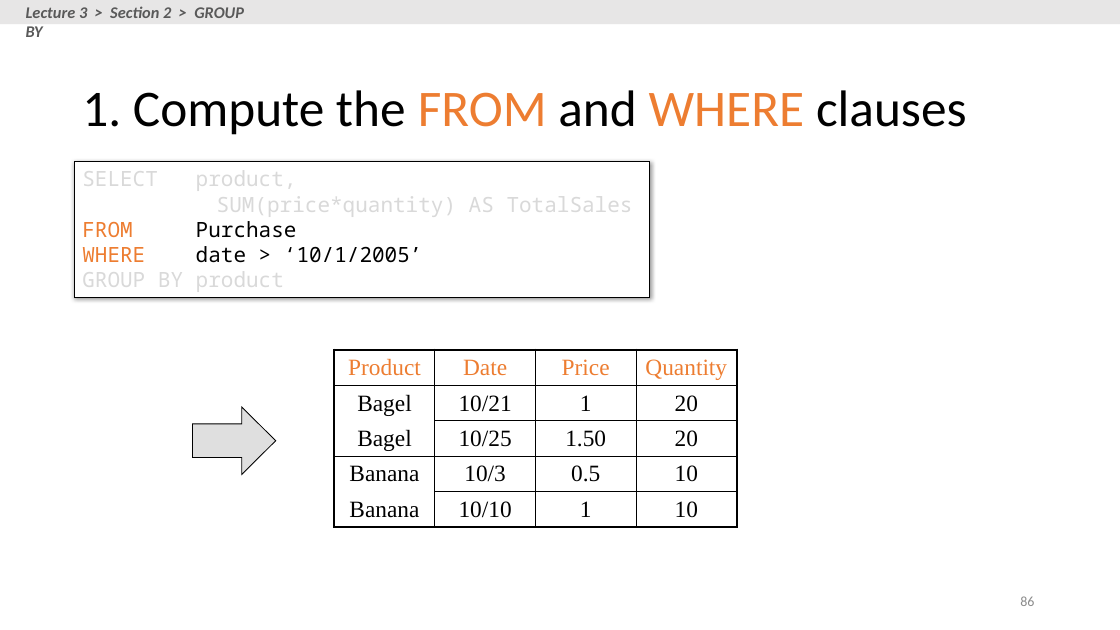
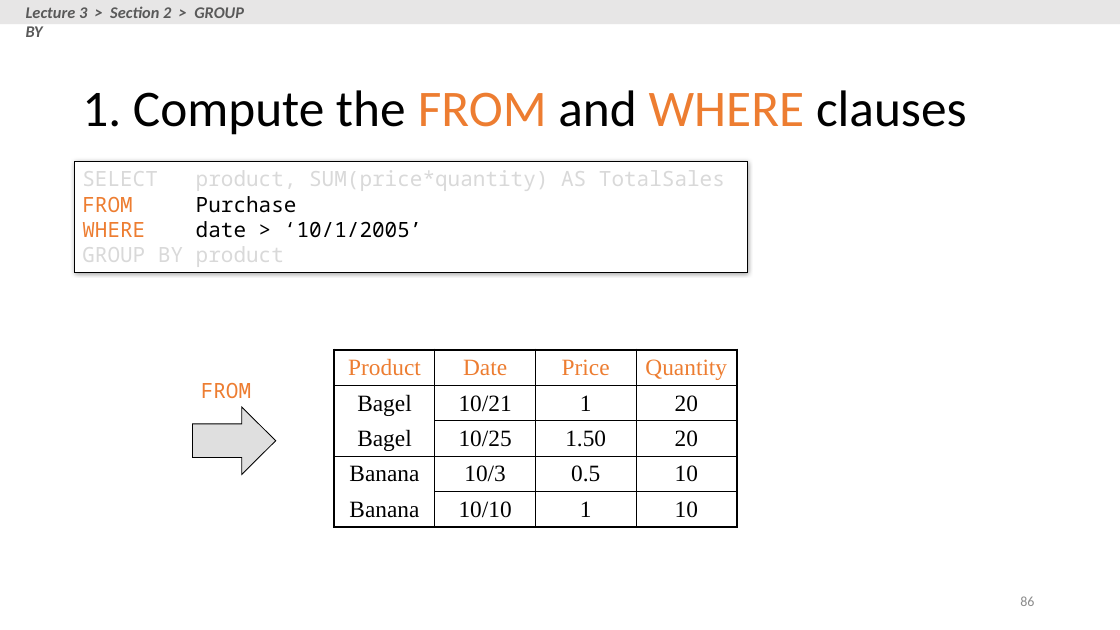
Before and after one commit to XIEQ/cs145-notebooks, a slide deck: slide 86 of lecture-2-3/Lecture_2_3_SQL.pptx. Drawn at 1120x630 pixels with LibreOffice and Linux fonts; fonts in the diff are those of the drawing. Boxes give left, top, right and bottom in pixels: in the first picture for what was removed or moved away, otherwise in the second. Text is boxed around its words. In the diff, an @@ line names an element or a change of style, - is before the commit and + after.

```diff
--- a/lecture-2-3/Lecture_2_3_SQL.pptx
+++ b/lecture-2-3/Lecture_2_3_SQL.pptx
@@ rectangle "SELECT product, SUM(price*quantity) AS TotalSales": place and size @@
-rectangle "SELECT product, SUM(price*quantity) AS TotalSales" at [74, 162, 649, 298]
+rectangle "SELECT product, SUM(price*quantity) AS TotalSales" at [74, 162, 747, 272]
@@ text in rectangle at [82, 164, 725, 193]: text changed @@
-SELECT product,
-SUM(price*quantity) AS TotalSales
+SELECT product, SUM(price*quantity) AS TotalSales
@@ text added at [201, 383, 251, 398], 18 pt, text #ED7D31 @@
+FROM
```
Also in this commit, not shown: 49 other slides changed, 7 other files.
